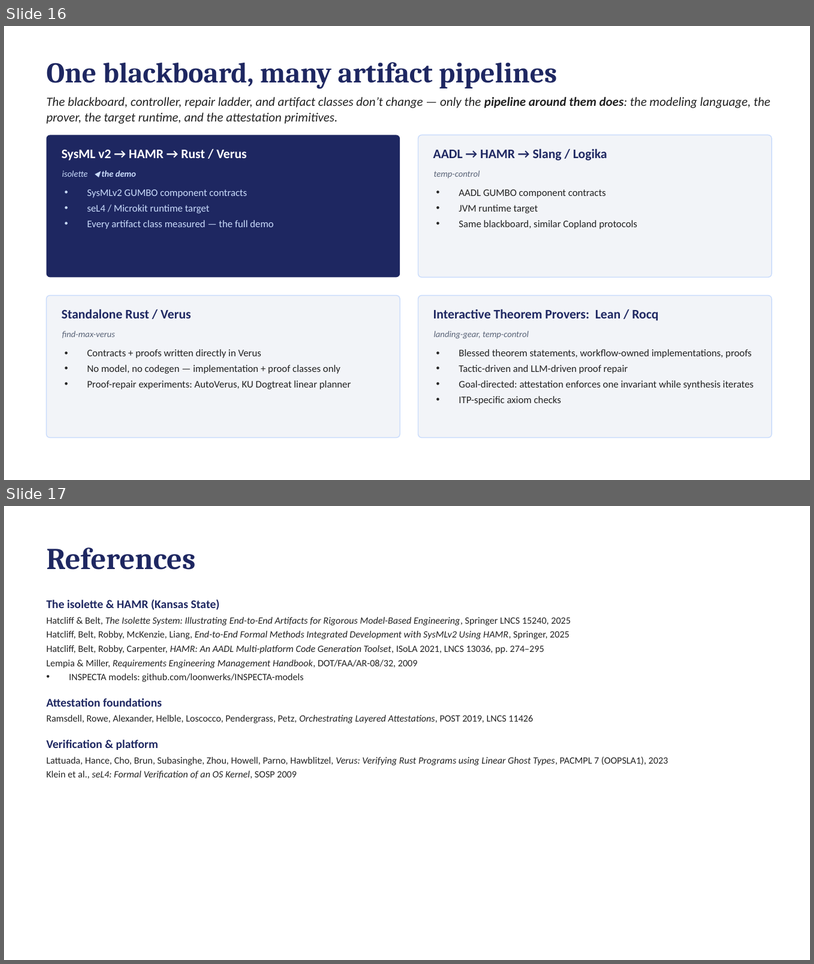
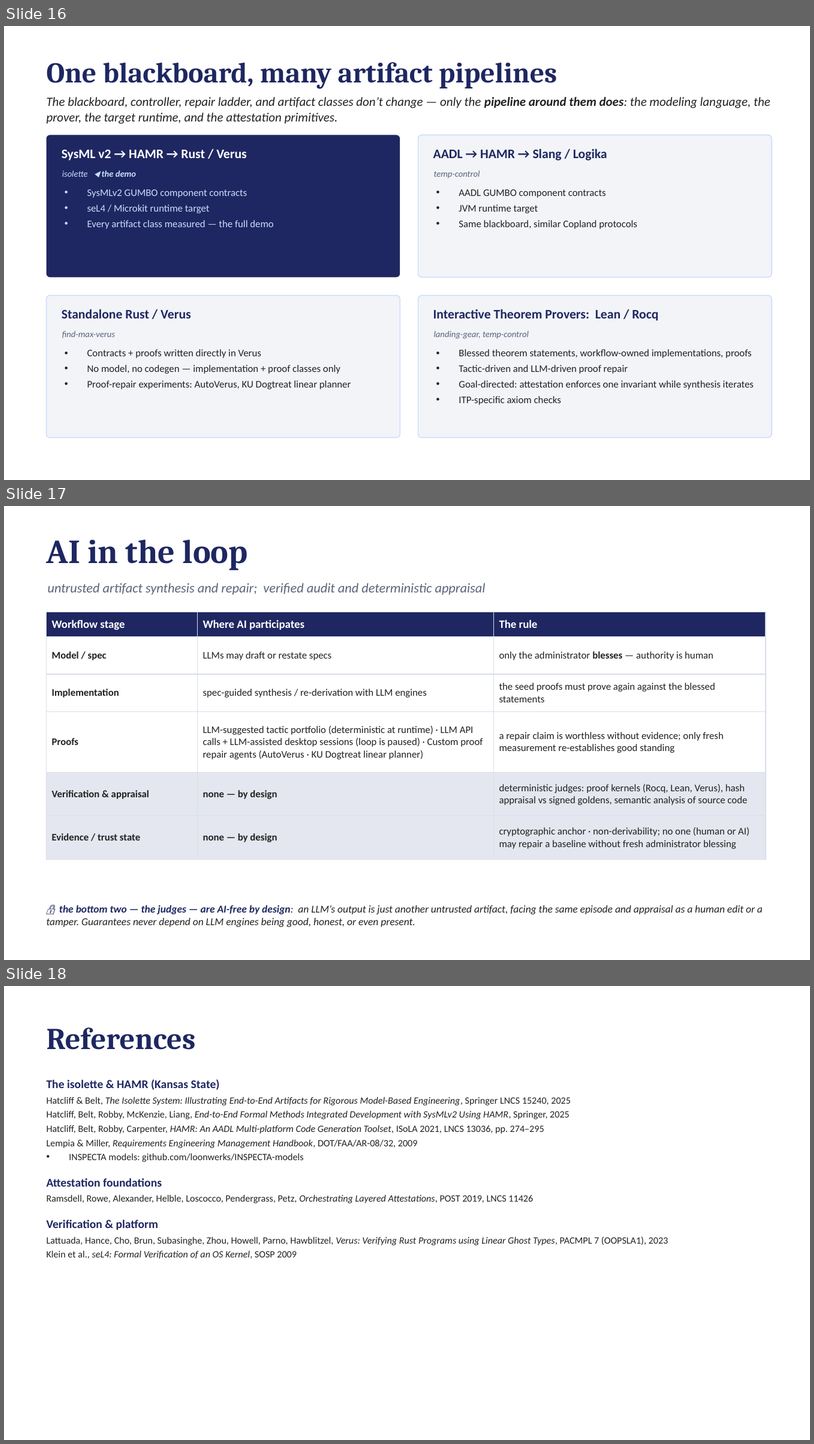
Before and after one commit to ku-sldg/pybb, a slide deck: docs/video_slides_draft.pptx. Shown one above the other, each under a label of ours: slides 16 and 17 before the commit, slides 16, 17 and 18 after it. The pictures are 814x964 and 814x1444 pixels, drawn with LibreOffice and Linux fonts; fonts in the diff are those of the drawing. Boxes give left, top, right and bottom in pixels: in the first picture for what was removed or moved away, otherwise in the second. Text is boxed around its words. In the diff, an @@ line names an element or a change of style, - is before the commit and + after.

```diff
--- a/docs/video_slides_draft.pptx
+++ b/docs/video_slides_draft.pptx
@@ slide 17 added at (4, 506, 810, 960), background #FFFFFF @@
@@ text added at (47, 540, 248, 570), 40 pt, text #1E2761, bold @@
+AI in the loop
@@ text added at (48, 583, 486, 595), 16 pt, text #5A6478, italic @@
+untrusted artifact synthesis and repair; verified audit and deterministic appraisal
@@ table added at (47, 612, 766, 851), 6 rows, 3 columns @@
+Workflow stage | Where AI participates | The rule
+Model / spec | LLMs may draft or restate specs | only the administrator blesses — authority is human
+Implementation | spec-guided synthesis / re-derivation with LLM engines | the seed proofs must prove again against the blessed statements
+Proofs | LLM-suggested tactic portfolio (deterministic at runtime) · LLM API calls + LLM-assisted desktop sessions (loop is paused) · Custom proof repair agents (AutoVerus · KU Dogtreat linear planner) | a repair claim is worthless without evidence; only fresh measurement re-establishes good standing
+Verification & appraisal | none — by design | deterministic judges: proof kernels (Rocq, Lean, Verus), hash appraisal vs signed goldens, semantic analysis of source code
+Evidence / trust state | none — by design | cryptographic anchor · non-derivability; no one (human or AI) may repair a baseline without fresh administrator blessing
@@ text added at (47, 904, 763, 927), 12.5 pt, text #212121, italic @@
+🔒 the bottom two — the judges — are AI-free by design: an LLM’s output is just another untrusted artifact, facing the same episode and appraisal as a human edit or a tamper. Guarantees never depend on LLM engines being good, honest, or even present.
@@ what was slide 17 is now slide 18 @@
```
Also in this commit, not shown: 1 other file.
